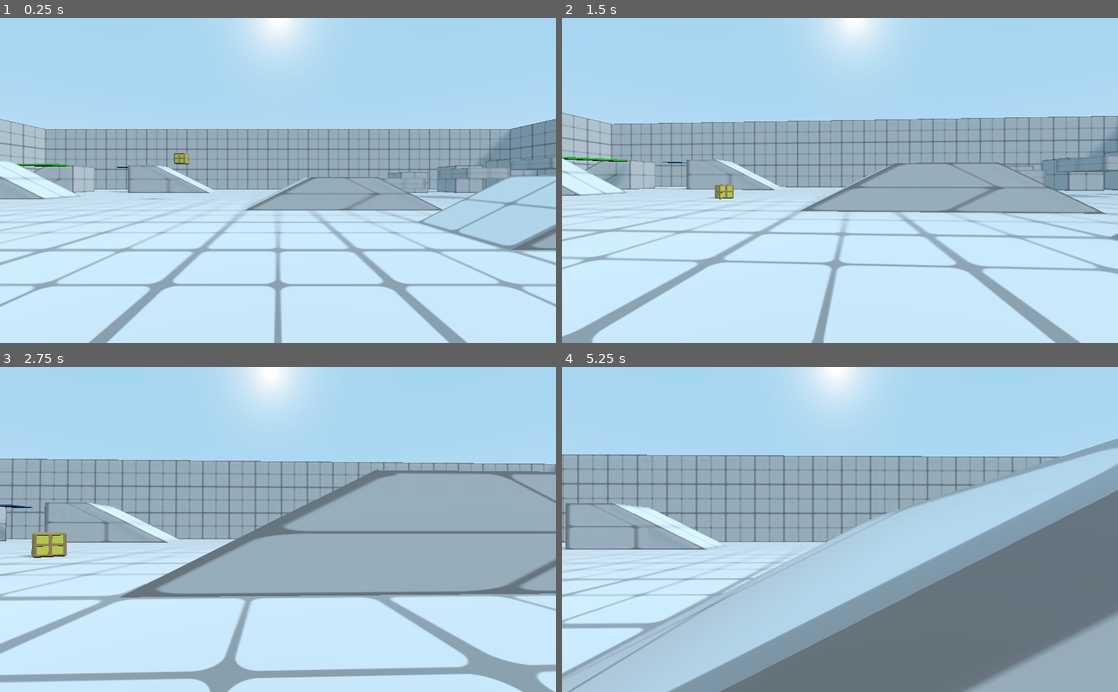
Above: before the commit, frames 1-4 (two rows, left to right).
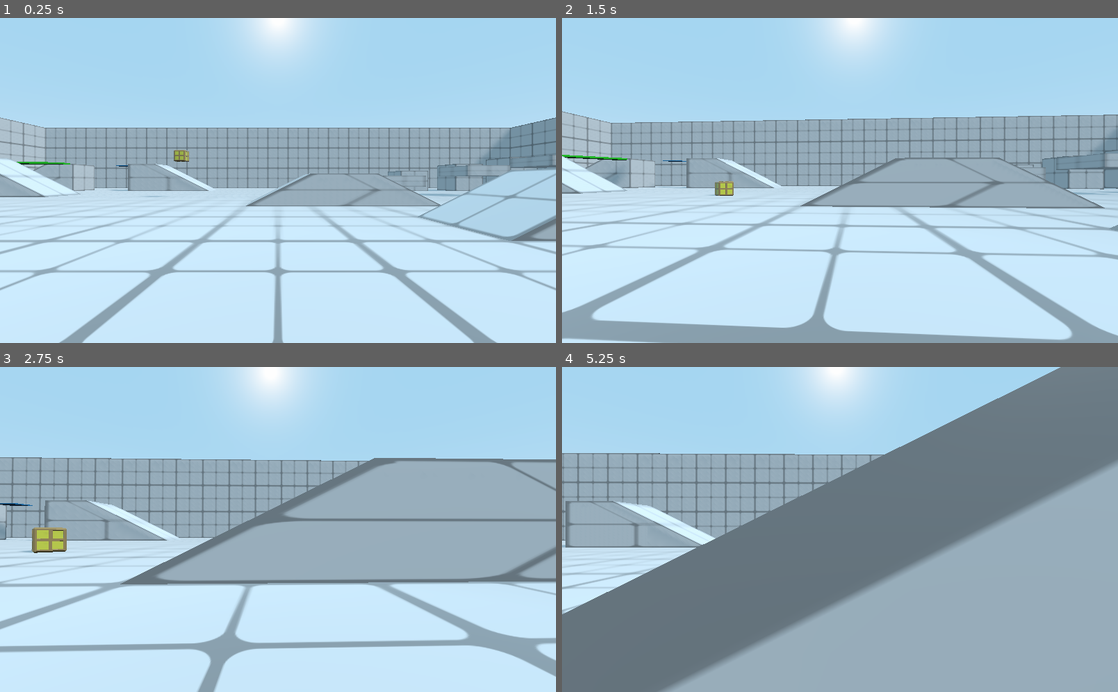
Above: after the commit, the same moments.

Repository: babypandabear3/bpb_fps_controller
Game: Godot game, scene res://demo/demo_scene.tscn
Same seed, same stepped clock (60 frames per second), same inputs: the game is played once before the commit and once after it.
Inputs (mouse positions are in pixels of both pictures, inside the frame that each line leads up to):
- Up to frame 1 (0.25 s): no input
- Up to frame 2 (1.5 s): move the mouse to (867, 180) at 0.52 s; hold W (movement_forward) from 0.53 s (still down); tap F (action_activate) at 0.6 s; tap Space (movement_jump) at 0.77 s; move the mouse to (812, 180) at 1.27 s; tap C (action_crouch_toggle) at 1.35 s
- Up to frame 3 (2.75 s): keep holding W (movement_forward); tap Space (movement_jump) at 1.52 s; move the mouse to (289, 523) at 2.02 s; click (289, 523) at 2.1 s
- Up to frame 4 (5.25 s): keep holding W (movement_forward); move the mouse to (834, 536) at 2.77 s; tap Shift (action_sprint) at 2.85 s; tap Space (movement_jump) at 3.02, 3.77, 4.52 s; move the mouse to (878, 532) at 3.52 s; tap F (action_activate) at 3.6 s; move the mouse to (795, 526) at 4.27 s; tap C (action_crouch_toggle) at 4.35 s; move the mouse to (845, 529) at 5.02 s; click (845, 529) at 5.1 s

The runs differ from the first frame. In frame 1, 15% of the frame differs, in the area x 0-100%, y 30-100%; in frame 2, 18%; in frame 3, 20%; in frame 4, 61%, in the area x 0-100%, y 0-100%.

Commit message:
fix crouch crawl

Diff:
--- a/player_controller/Camera_addon.gd
+++ b/player_controller/Camera_addon.gd
@@ -103,7 +103,7 @@
 	screen_shake(delta)
 
 func do_headbob(delta):
-	if target.velocity_h.length() > 1.0 and target.is_on_floor():
+	if target.velocity.length() > 1.0 and target.is_on_floor():
 		hb_lean_sin_progress += deg2rad(delta * hb_sin_speed * target.sprint_modifier)
 		if rad2deg(hb_lean_sin_progress) > 360:
 			hb_lean_sin_progress = 0
--- a/player_controller/Camera_addon.tscn
+++ b/player_controller/Camera_addon.tscn
@@ -12,7 +12,7 @@
 [node name="rotation_helper_point" type="Spatial" parent="bob_pivot/lean_pivot"]
 
 [node name="crouch_point" type="Spatial" parent="bob_pivot/lean_pivot/rotation_helper_point"]
-transform = Transform( 1, 0, 0, 0, 1, 0, 0, 0, 1, 0, 0.4, 0 )
+transform = Transform( 1, 0, 0, 0, 1, 0, 0, 0, 1, 0, 0.2, 0 )
 
 [node name="crawl_point" type="Spatial" parent="bob_pivot/lean_pivot/rotation_helper_point"]
 
